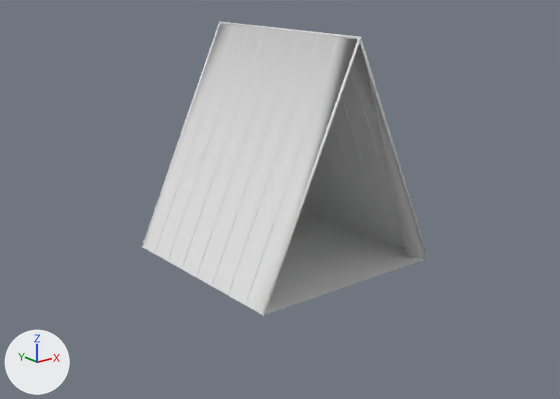
Two versions of the OBJ model src/models/caelum/world/camp/tent.obj, one commit apart.
Rendered twice from a 50 mm camera at (-143.3, -177.8, 88.8) aimed at (-3.6, -3.3, 19.0). The lights are fixed; the arrows at lower left show +X, +Y and +Z. The first picture is the older version. Where no turn or scale is listed for an object, it has been applied to the vertices. Vertices at exactly the same position are counted once.

Names of what the first picture shows: 'CaelumCampTentDeployed'.
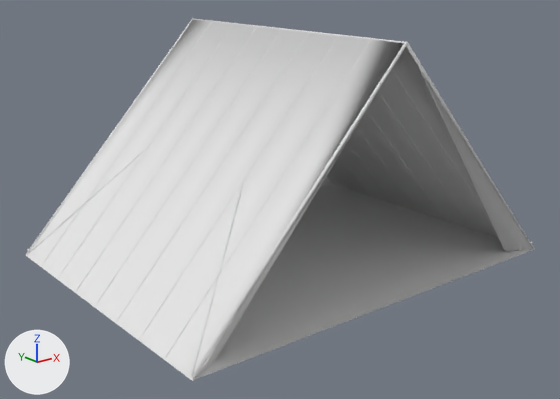
Location of each change, [x1, y1, x2, y2] in pixels of the pictures (560 x 399 px; the box of a moved part takes in the faces that stretch with it):
'CaelumCampTentDeployed', reshaped (77% wider, 23% taller)
    before: [142, 21, 429, 316]
    after: [26, 18, 535, 381]
part 1 of me_caelumcamptentdeployed, moved or reshaped
    before: [142, 21, 220, 246]
    after: [136, 19, 192, 98]
part 2 of me_caelumcamptentdeployed, moved or reshaped
    before: [155, 25, 310, 252]
    after: [41, 20, 350, 266]
part 3 of me_caelumcamptentdeployed, moved or reshaped
    before: [168, 27, 324, 260]
    after: [57, 25, 370, 279]
part 4 of me_caelumcamptentdeployed, moved or reshaped
    before: [182, 26, 340, 268]
    after: [75, 25, 395, 292]
part 5 of me_caelumcamptentdeployed, moved or reshaped
    before: [196, 31, 356, 278]
    after: [95, 28, 420, 306]
part 6 of me_caelumcamptentdeployed, moved or reshaped
    before: [212, 33, 373, 285]
    after: [116, 31, 445, 322]
part 7 of me_caelumcamptentdeployed, moved or reshaped
    before: [228, 35, 390, 295]
    after: [139, 34, 472, 340]
part 8 of me_caelumcamptentdeployed, moved or reshaped
    before: [245, 37, 400, 305]
    after: [164, 41, 490, 360]
part 9 of me_caelumcamptentdeployed, moved or reshaped
    before: [264, 37, 429, 314]
    after: [192, 42, 535, 381]
part 10 of me_caelumcamptentdeployed, moved or reshaped
    before: [181, 145, 208, 187]
    after: [29, 146, 149, 253]
part 11 of me_caelumcamptentdeployed, moved or reshaped
    before: [267, 164, 274, 256]
    after: [193, 181, 244, 372]
part 12 of me_caelumcamptentdeployed, moved or reshaped
    before: [142, 21, 428, 316]
    after: [26, 18, 533, 380]

Patch to the scene script:
```diff
--- a/src/models/caelum/world/camp/tent.obj.py
+++ b/src/models/caelum/world/camp/tent.obj.py
@@ me_caelumcamptentdeployed @@
 # used by ob_caelumcamptentdeployed; location = (0.0, 0.0, 0.0)
-me_caelumcamptentdeployed.from_pydata(...)  # 372 vertices, 518 faces; spans x -32.1..32.1, y -32.1..32.1, z 0.0..69.2
+me_caelumcamptentdeployed.from_pydata(...)  # 372 vertices, 518 faces; spans x -64.1..64.1, y -48.1..48.1, z -0.1..69.2
+# me_caelumcamptentdeployed part 1: the loose piece of 17 vertices spanning x -32.1..32.1, y 31.9..32.1, z 0.0..69.1 is scaled about its middle by (2, 1, 1), then moved by (0.0, 16.0, 0.0)
+# me_caelumcamptentdeployed part 2: the loose piece of 17 vertices spanning x -32.1..32.1, y 23.9..24.1, z 0.0..69.1 is scaled about its middle by (2, 1, 1), then moved by (0.0, 12.0, 0.0)
+# me_caelumcamptentdeployed part 3: the loose piece of 17 vertices spanning x -32.1..32.1, y 15.9..16.1, z 0.0..69.1 is scaled about its middle by (2, 1, 1), then moved by (0.0, 8.0, 0.0)
+# me_caelumcamptentdeployed part 4: the loose piece of 17 vertices spanning x -32.1..32.1, y 7.9..8.1, z 0.0..69.1 is scaled about its middle by (2, 1, 1), then moved by (0.0, 4.0, 0.0)
+# me_caelumcamptentdeployed part 5: the loose piece of 17 vertices spanning x -32.1..32.1, y -0.1..0.1, z 0.0..69.1 is scaled about its middle by (2, 1, 1)
+# me_caelumcamptentdeployed part 6: the loose piece of 17 vertices spanning x -32.1..32.1, y -8.1..-7.9, z 0.0..69.1 is scaled about its middle by (2, 1, 1), then moved by (0.0, -4.0, 0.0)
+# me_caelumcamptentdeployed part 7: the loose piece of 17 vertices spanning x -32.1..32.1, y -16.1..-15.9, z 0.0..69.1 is scaled about its middle by (2, 1, 1), then moved by (0.0, -8.0, 0.0)
+# me_caelumcamptentdeployed part 8: the loose piece of 17 vertices spanning x -32.1..32.1, y -24.1..-23.9, z 0.0..69.1 is scaled about its middle by (2, 1, 1), then moved by (0.0, -12.0, 0.0)
+# me_caelumcamptentdeployed part 9: the loose piece of 17 vertices spanning x -32.1..32.1, y -32.1..-31.9, z 0.0..69.1 is scaled about its middle by (2, 1, 1), then moved by (0.0, -16.0, 0.0)
+# me_caelumcamptentdeployed part 10: the loose piece of 10 vertices spanning x -31.4..-15.9, y 15.9..31.4, z 0.7..34.6 is scaled about its middle by (2.04, 1.5, 1), then moved by (-24.0, 11.8, 0.0)
+# me_caelumcamptentdeployed part 11: the loose piece of 10 vertices spanning x -31.4..-15.9, y -31.4..-15.9, z 0.7..34.6 is scaled about its middle by (2.04, 1.5, 1), then moved by (-24.0, -11.8, 0.0)
+# me_caelumcamptentdeployed part 12: 122 of 372 vertices moved; they spanned x -32.0..32.0, y -32.1..32.0, z 0.0..69.2 and now span x -64.0..64.0, y -48.1..48.0, z -0.1..69.2; mean shift (0.0, -2.1, 0.0); largest move (-31.3, 31.4, 0.3) -> (-63.4, 47.4, 0.2)
+# other edits to the shape of me_caelumcamptentdeployed do not show in these pictures
 me_caelumcamptentdeployed.materials.append(mat_models_caelum_props_stash_ca_stash_wood_png)
```
